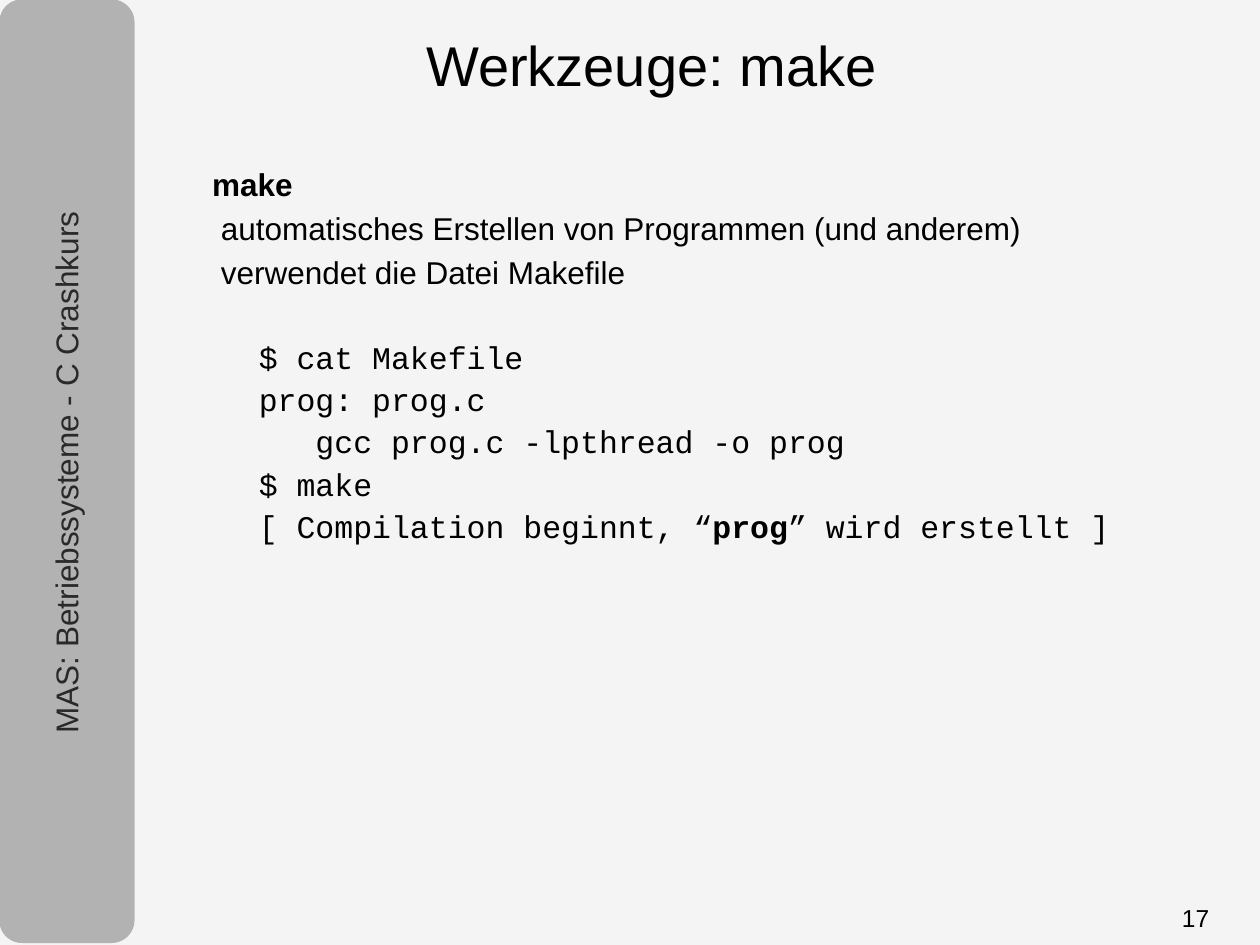
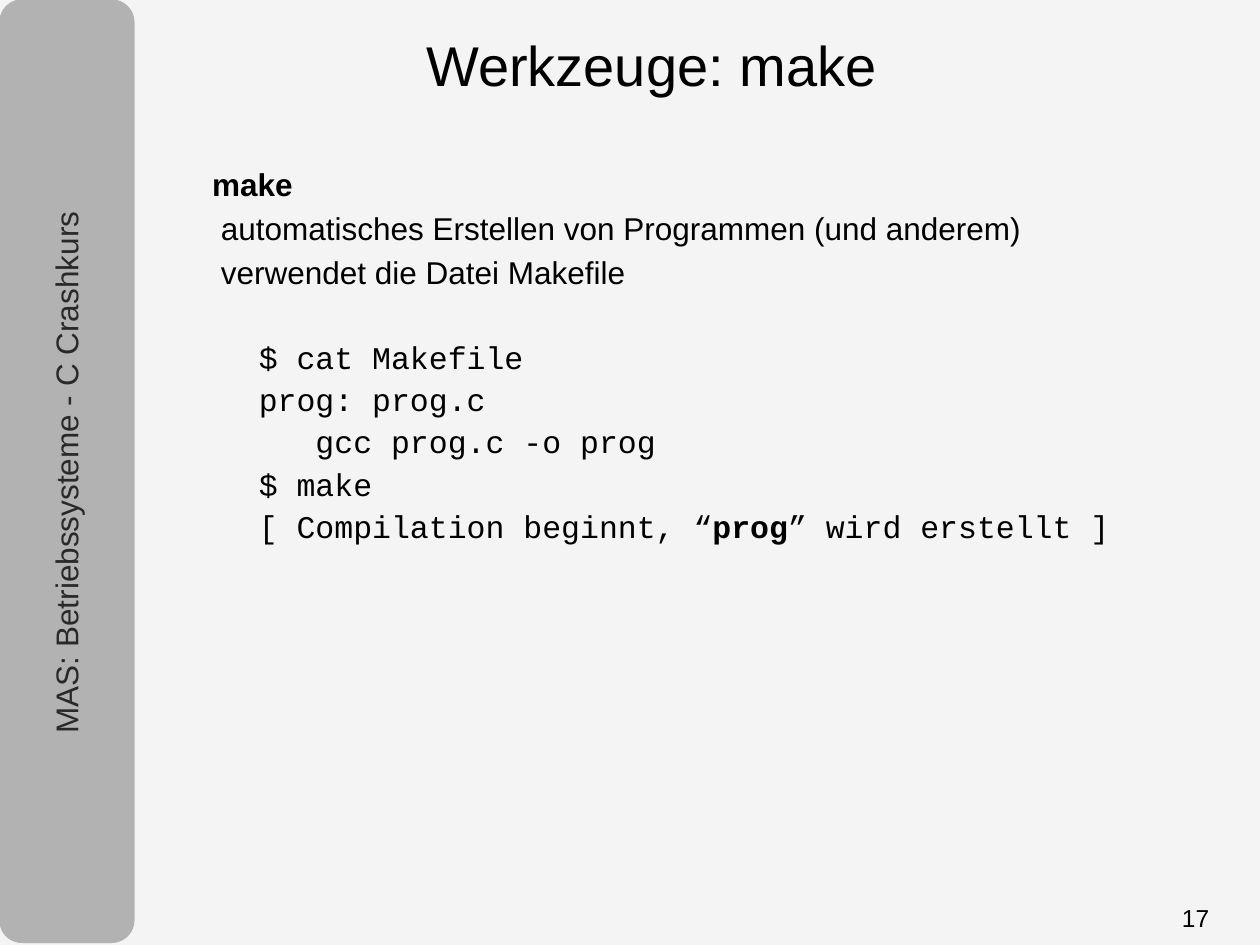
Before and after one commit to tpo/betriebssysteme, a slide deck: slide 17 of 05-1_C.odp. Drawn at 1260x945 pixels with LibreOffice and Linux fonts; fonts in the diff are those of the drawing. Boxes give left, top, right and bottom in pixels: in the first picture for what was removed or moved away, otherwise in the second. Text is boxed around its words. In the diff, an @@ line names an element or a change of style, - is before the commit and + after.

```diff
--- a/05-1_C.odp
+++ b/05-1_C.odp
@@ text at box(315, 436, 656, 460): text changed @@
-gcc prog.c -lpthread -o prog
+gcc prog.c -o prog
```
Also in this commit, not shown: 1 other slide changed, 2 other files.
